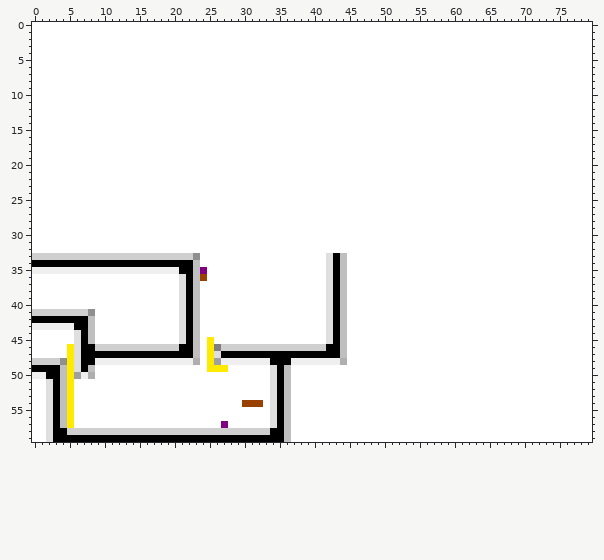
Sprite sheet: source/level_data/layouts/level8/layer2.png. Above, as it was before the edit.
The file is 80x60 pixels.
After:
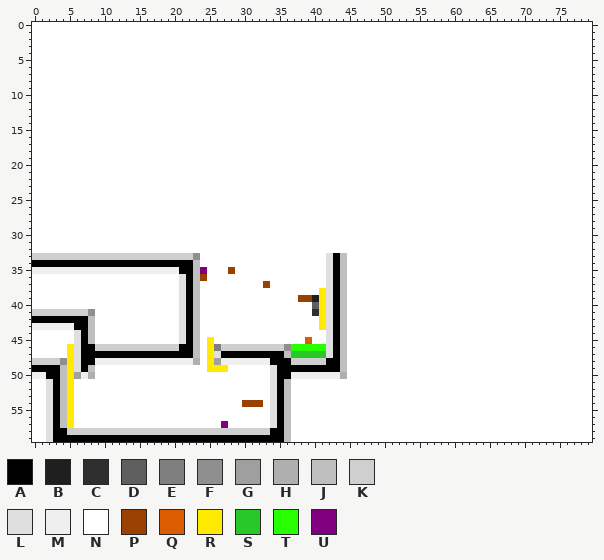
Palette (. is transparent): A #000000  B #1f1f1f  C #2f2f2f  D #5f5f5f  E #7f7f7f  F #8f8f8f  G #9f9f9f  H #afafaf  J #bfbfbf  K #cfcfcf  L #dfdfdf  M #efefef  N #ffffff  P #994100  Q #db5d00  R #ffea00  S #28c828  T #28ff00  U #800080
The commit says: Bullets are removed when level resets
From old to new:
Changed rows in their new state; - is an unchanged pixel.
first column x 28:
35 P----------------
37 -----P-----------
38 -------------R---
39 ----------PPBR---
40 ------------DR---
41 ------------CR---
42 -------------R---
43 -------------R---
45 -----------Q-----
46 --------FTTTTTL--
47 --------JSSSSSL--
48 ---------KKKKKAAJ
49 --------AAAAAAAAJ
50 --------AMMMMMMMH
